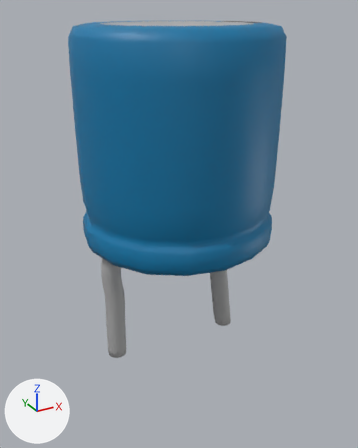
The FBX model Assets/Meshes/capacitor3.fbx: old version first, new version second.
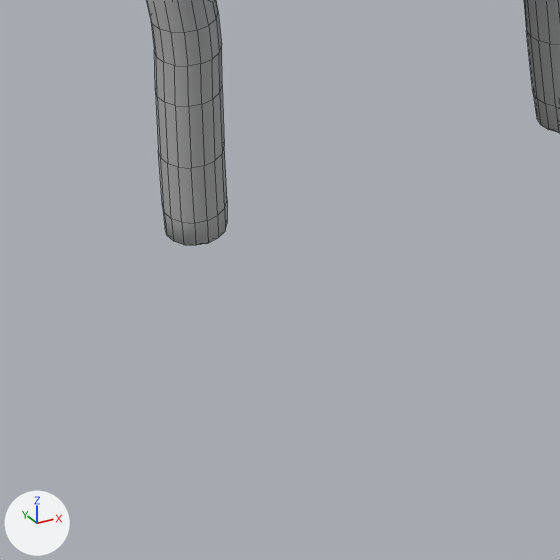
There are two pictures of each version: one whole from a 50 mm camera at (-0.884, -1.633, 1.094) aimed at (0.028, 0.026, 0.265), one close up on the part from 17% to 62% of the width and 64% to 100% of the height. Every picture has the same lights, and +X, +Y and +Z are marked at lower left. The close-ups show mesh edges as thin lines.

In view in the first close-up: 'LegsB2'.
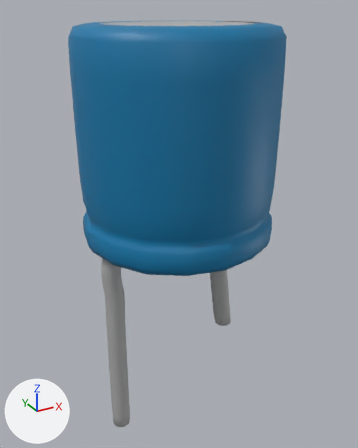
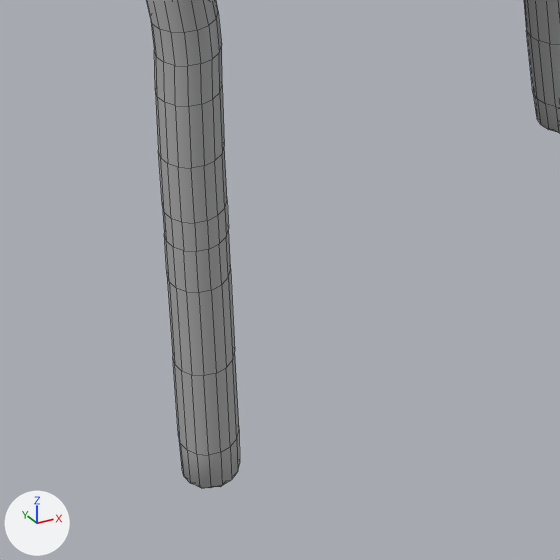
The change, as a list of edits to the scene's bpy script:
```text
Change me_cylinder_219:
    used by ob_legsb2; location = (0.0, 0.0, 0.032)
    remove me_cylinder_219.from_pydata(...)  # 388 vertices, 384 faces; spans x -0.328..0.286, y -0.045..0.045, z -0.309..0.293
    add me_cylinder_219.from_pydata(...)  # 452 vertices, 448 faces; spans x -0.328..0.286, y -0.045..0.045, z -0.685..0.293
    me_cylinder_219 part 1
    9 vertices are removed from x -0.315..-0.251, y -0.027..0.036, z -0.295
    24 faces are deleted
    3 vertices in x -0.248..-0.245, y -0.01..0.019, z -0.29 move by (0.001, 0.0, -0.008)
    3 vertices in x -0.321..-0.318, y -0.01..0.019, z -0.29 move by (-0.001, 0.0, -0.008)
    18 vertices move from x -0.31..-0.256, y -0.034..0.043, z -0.295..-0.29 to x -0.319..-0.247, y -0.035..0.044, z -0.36..-0.298
    33 vertices are added at x -0.321..-0.245, y -0.034..0.043, z -0.685..-0.677
    8 new vertices lie (0.0, 0.0, -0.062) away from vertices in x -0.321..-0.245, y -0.034..0.043, z -0.29
    16 new vertices lie (0.0, 0.0, -0.13) away from vertices in x -0.322..-0.244, y -0.035..0.044, z -0.36..-0.295
    16 new vertices lie (0.0, 0.0, -0.13) away from vertices in x -0.322..-0.244, y -0.035..0.044, z -0.49
    88 new faces join them
```

Boxes [x1, y1, x2, y2] around the edits, measured in the close-ups (560 x 560 px):
'LegsB2', reshaped
    before: [147, 0, 560, 245]
    after: [147, 0, 560, 488]
part 1 of me_cylinder_219, built on
    before: [162, 202, 227, 245]
    after: [162, 202, 240, 488]
